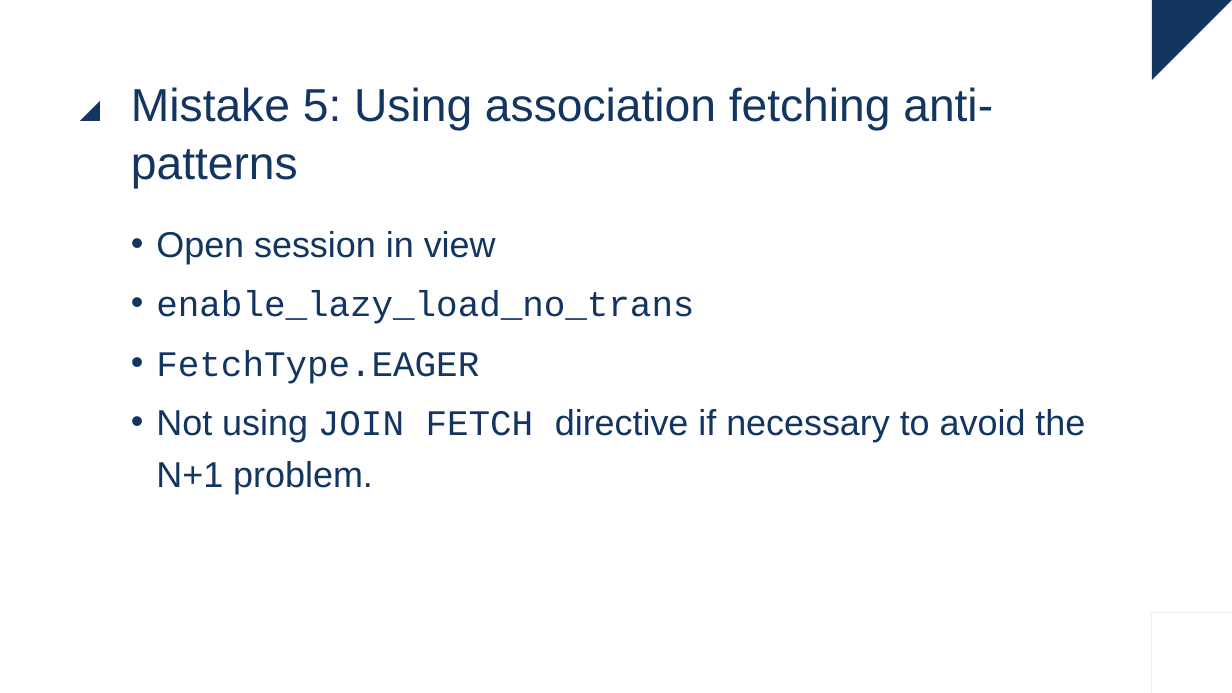
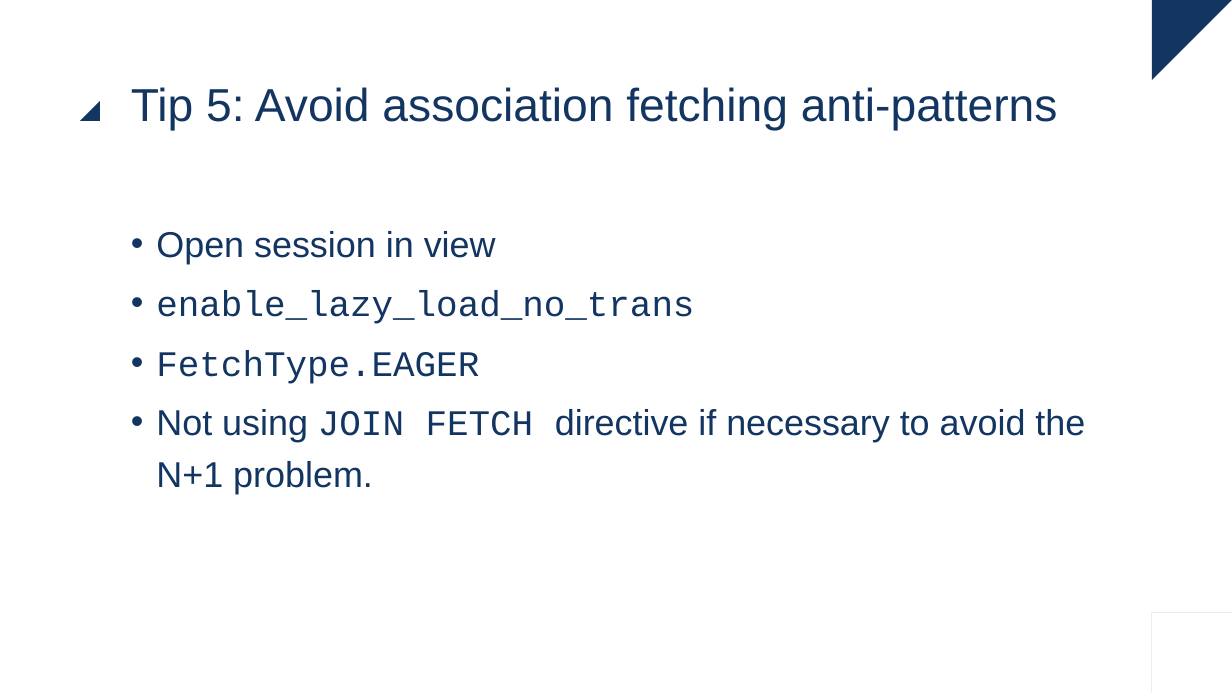
Before and after one commit to raoulvdberge/jpa-with-hibernate, a slide deck: slide 46 of slides.pptx. Drawn at 1232x693 pixels with LibreOffice and Linux fonts; fonts in the diff are those of the drawing. Boxes give left, top, right and bottom in pixels: in the first picture for what was removed or moved away, otherwise in the second. Text is boxed around its words. In the diff, an @@ line names an element or a change of style, - is before the commit and + after.

Commit message:
Use "Tip" language instead of "Mistake" on "Performance tips and common mistakes"

```diff
--- a/slides.pptx
+++ b/slides.pptx
@@ title at (131,87,1058,131): text changed @@
-Mistake 5: Using association fetching anti-patterns
+Tip 5: Avoid association fetching anti-patterns
```
Also in this commit, not shown: 12 other slides changed, 1 other file.
